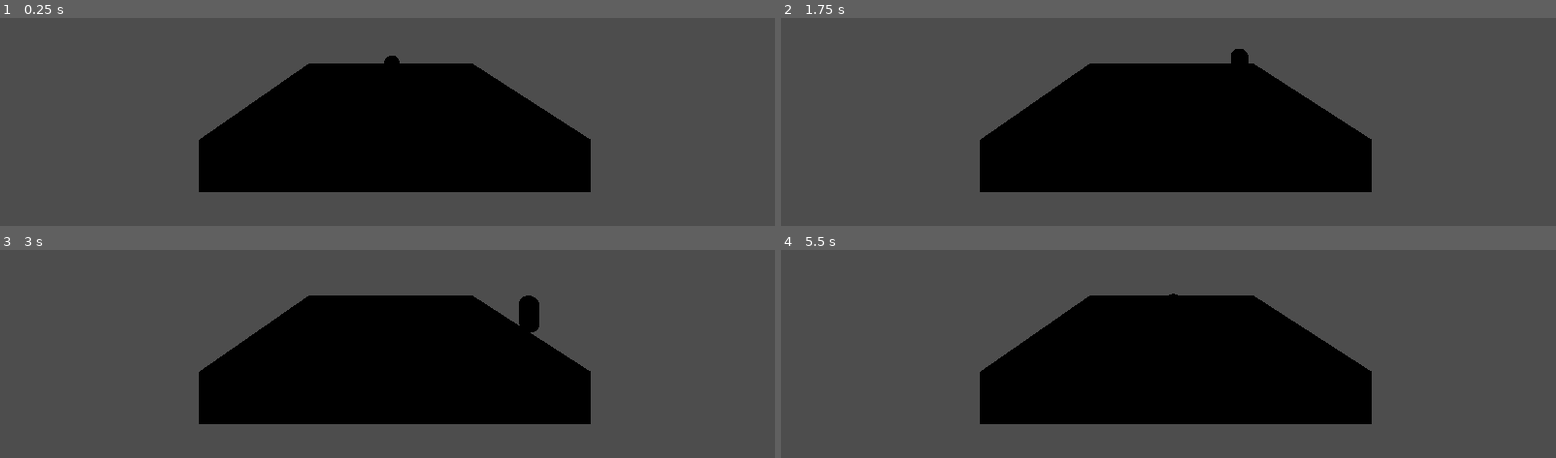
Above: before the commit, frames 1-4 (two rows, left to right).
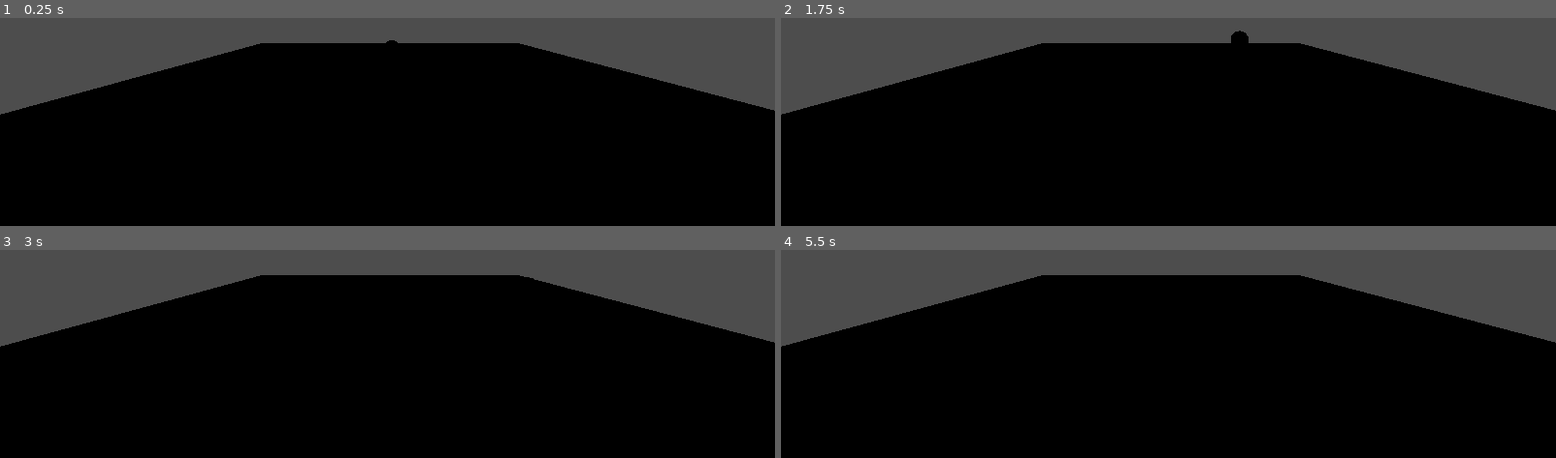
Above: after the commit, the same moments.

Repository: HuskyGameDev/2024f-team14
Game: Godot game, scene res://test_level.tscn
Two runs of this game, one before a commit and one after it. Both use one fixed random seed, a clock stepped at 60 frames per second and the inputs below. The project has no main scene, so this scene is started directly.
Inputs:
- Up to frame 1 (0.25 s): no input
- Up to frame 2 (1.75 s): tap Enter (ui_accept) at 0.5, 0.77, 1.52 s; hold Right (ui_right) 0.53-1.28 s; hold Down (ui_down) from 1.28 s (still down)
- Up to frame 3 (3 s): tap Enter (ui_accept) at 2 s; release Down (ui_down) at 2.03 s; hold Right (ui_right) 2.03-2.78 s; hold Up (ui_up) from 2.78 s (still down)
- Up to frame 4 (5.5 s): tap Enter (ui_accept) at 3.02, 3.77, 4.52 s; release Up (ui_up) at 3.53 s; hold Left (ui_left) 3.53-5.03 s; hold Down (ui_down) from 5.03 s (still down)

The runs differ from the first frame. In frame 1, 51% of the frame differs, in the area x 0-100%, y 10-100%; in frame 2, 51%; in frame 3, 50%; in frame 4, 51%, in the area x 0-100%, y 12-100%.

Commit message:
updated dimensions of the test platform

Diff:
--- a/houghton--outbreak/test_level.tscn
+++ b/houghton--outbreak/test_level.tscn
@@ -3,19 +3,19 @@
 [ext_resource type="PackedScene" uid="uid://djmqij828p3ey" path="res://assets/test_player.tscn" id="1_w5piq"]
 
 [sub_resource type="BoxShape3D" id="BoxShape3D_uv3q2"]
-size = Vector3(15, 2, 15)
+size = Vector3(30, 1, 30)
 
 [sub_resource type="StandardMaterial3D" id="StandardMaterial3D_tjx8p"]
 albedo_color = Color(0.686275, 0.286275, 0.211765, 1)
 
 [sub_resource type="BoxMesh" id="BoxMesh_e3fbp"]
 material = SubResource("StandardMaterial3D_tjx8p")
-size = Vector3(15, 2, 15)
+size = Vector3(30, 1, 30)
 
 [node name="test level" type="Node3D"]
 
 [node name="floor" type="StaticBody3D" parent="."]
-transform = Transform3D(1, 0, 0, 0, 1, 0, 0, 0, 1, 0, -1, 0)
+transform = Transform3D(1, 0, 0, 0, 1, 0, 0, 0, 1, 0, 0.5, 0)
 
 [node name="CollisionShape3D" type="CollisionShape3D" parent="floor"]
 shape = SubResource("BoxShape3D_uv3q2")
@@ -25,7 +25,7 @@
 skeleton = NodePath("")
 
 [node name="test player" parent="." instance=ExtResource("1_w5piq")]
-transform = Transform3D(1, 0, 0, 0, 1, 0, 0, 0, 1, 0, 1, 0)
+transform = Transform3D(1, 0, 0, 0, 1, 0, 0, 0, 1, 0, 2, 0)
 
 [node name="Camera3D" type="Camera3D" parent="."]
 transform = Transform3D(1, 0, 0, 0, 1, 0, 0, 0, 1, -0.285045, 5.0273, 18.3548)
